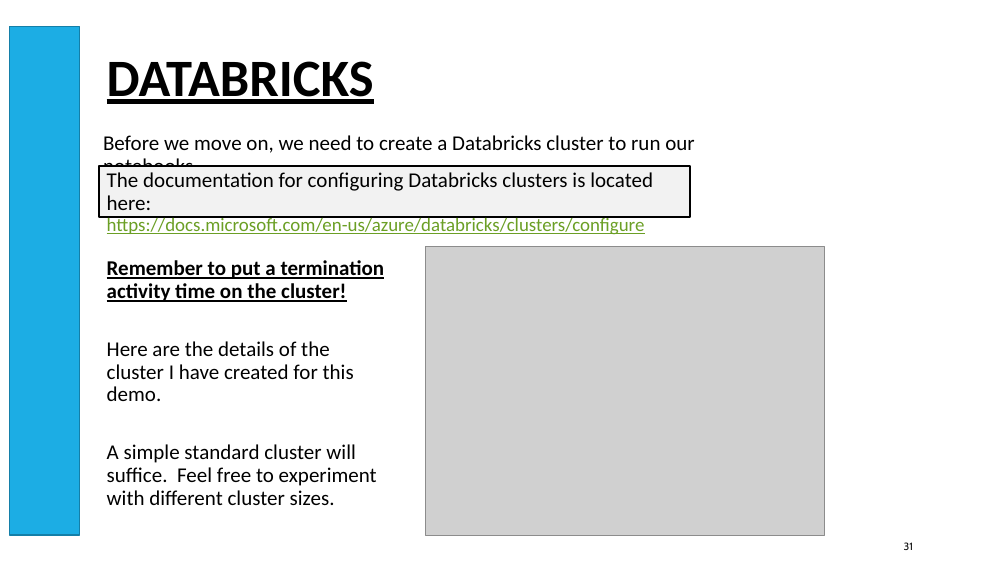
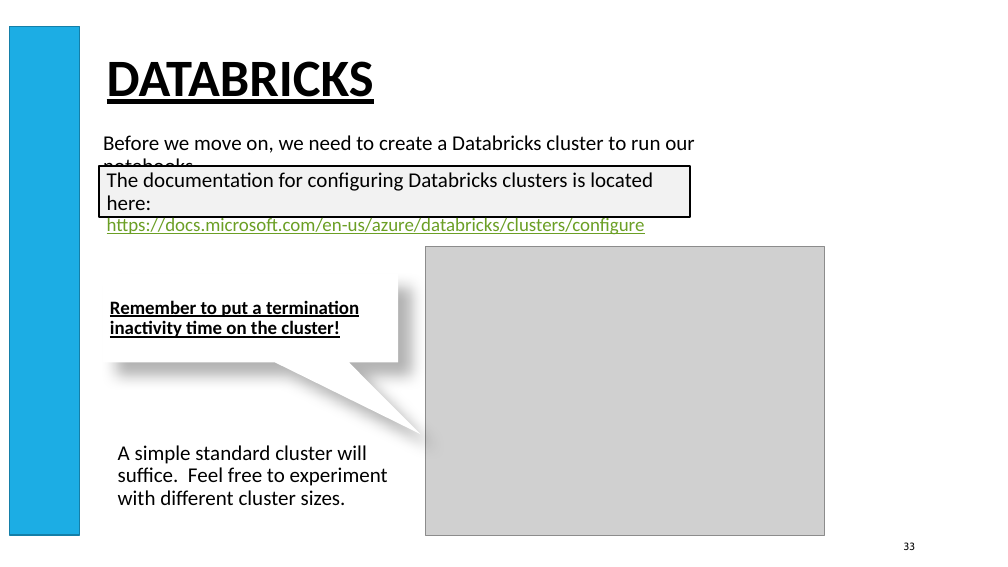
Before and after one commit to smpetersgithub/AdvancedSQLPuzzles, a slide deck: slide 33 of Suppliers and Parts Hive Demo/Azure Databricks Spark Hive Demo Powerpoint.pptx (slide 31 before the commit). Drawn at 1008x567 pixels with LibreOffice and Linux fonts; fonts in the diff are those of the drawing; grey boxes stand for pictures. Boxes give left, top, right and bottom in pixels: in the first picture for what was removed or moved away, otherwise in the second. Text is boxed around its words. In the diff, an @@ line names an element or a change of style, - is before the commit and + after.

```diff
--- a/Suppliers and Parts Hive Demo/Azure Databricks Spark Hive Demo Powerpoint.pptx
+++ b/Suppliers and Parts Hive Demo/Azure Databricks Spark Hive Demo Powerpoint.pptx
@@ text at (107, 260, 385, 401): paragraphs removed @@
-Remember to put a termination activity time on the cluster!
-Here are the details of the cluster I have created for this demo.
@@ speech box added at (103, 274, 399, 363), fill #FFFFFF, 18 pt, text #000000, bold, underline @@
+Remember to put a termination inactivity time on the cluster!
@@ text "A simple standard cluster will ...": place and size @@
-text "A simple standard cluster will ..." at (107, 260, 385, 505)
+text "A simple standard cluster will ..." at (118, 445, 388, 505)
@@ page number at (904, 542, 915, 550): text changed @@
-31
+33
```
Also in this commit, not shown: 31 other slides changed, 8 slides added.
